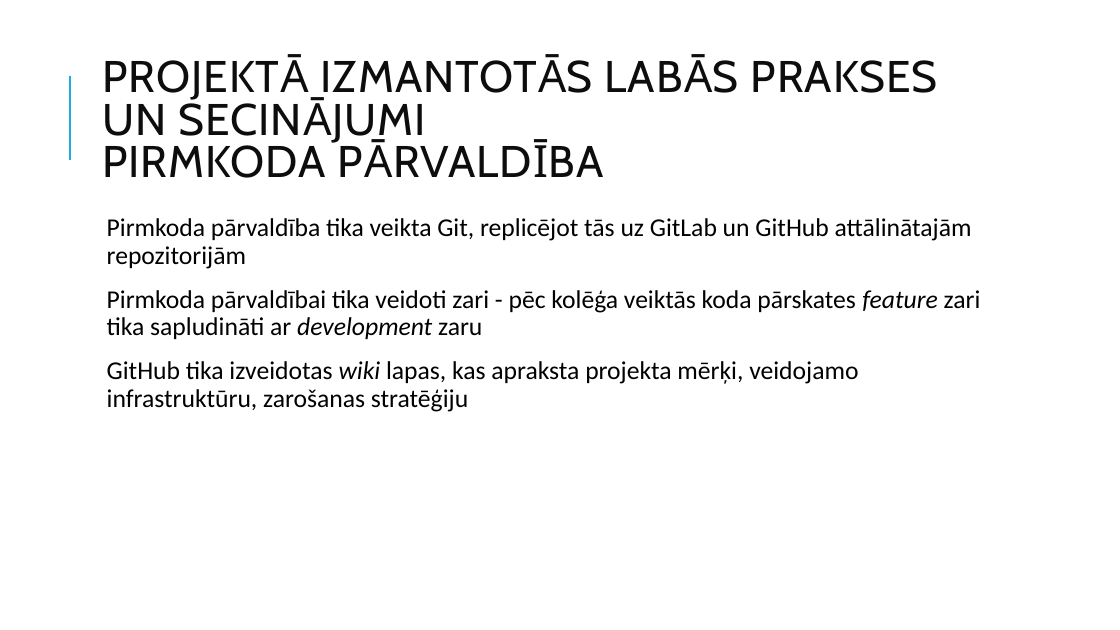
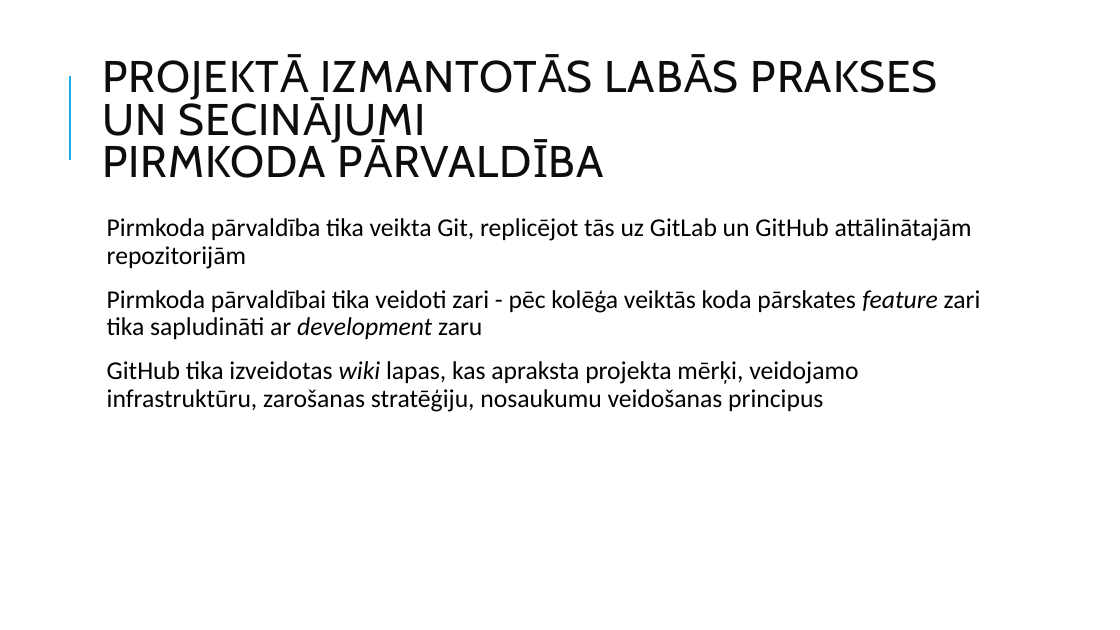
Before and after one commit to DitaGabalina/devops_db_group, a slide deck: slide 6 of docs/Slaidi.2022.07.04_v2.pptx. Drawn at 1120x630 pixels with LibreOffice and Linux fonts; fonts in the diff are those of the drawing. Boxes give left, top, right and bottom in pixels: in the first picture for what was removed or moved away, otherwise in the second. Text is boxed around its words. In the diff, an @@ line names an element or a change of style, - is before the commit and + after.

```diff
--- a/docs/Slaidi.2022.07.04_v2.pptx
+++ b/docs/Slaidi.2022.07.04_v2.pptx
@@ text at (107, 361, 858, 412): text changed @@
-  GitHub tika izveidotas wiki lapas, kas apraksta projekta mērķi, veidojamo infrastruktūru, zarošanas stratēģiju
+  GitHub tika izveidotas wiki lapas, kas apraksta projekta mērķi, veidojamo infrastruktūru, zarošanas stratēģiju, nosaukumu veidošanas principus
```
Also in this commit, not shown: 10 other slides changed, 1 other file.
